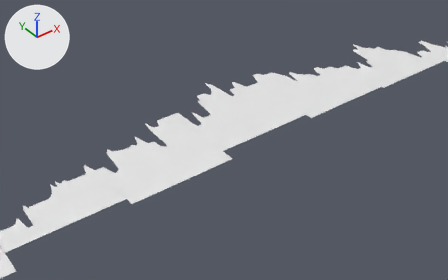
The Blender file Unity/ClassicScrollingShooter/Assets/Models/level_1_not_joined.blend: old version first, new version second.
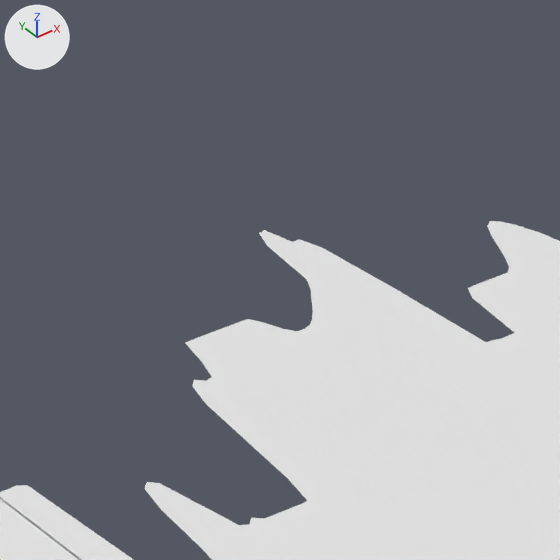
Each version appears first from a 50 mm camera at (5.83, -8.49, 6.34) aimed at (11.87, -0.5, -0.52), and next in a close-up on the part from 39% to 54% of the width and 20% to 43% of the height. The axes (+X, +Y, +Z) are drawn at upper left. The lights are the same throughout.
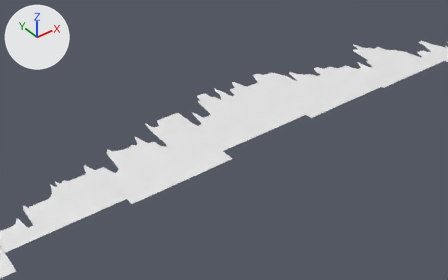
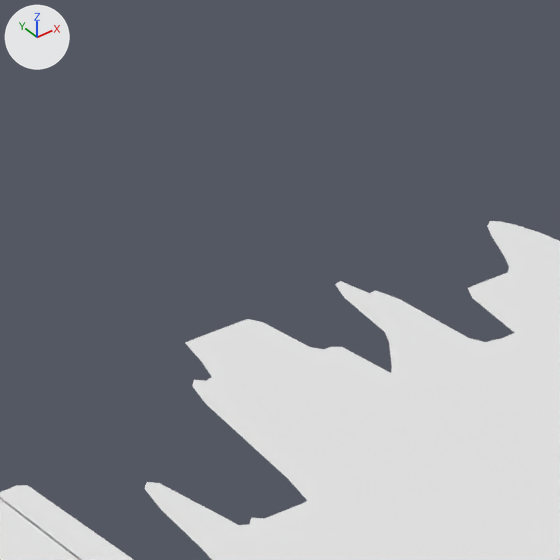
Boxes [x1, y1, x2, y2] around the edits, measured in the close-ups (560 x 560 px; the box of a moved part takes in the faces that stretch with it):
part 1 of me_grid_027, moved or reshaped: before [259, 230, 560, 488]; after [335, 281, 560, 488]
part 2 of me_grid_027, moved or reshaped: before [305, 319, 560, 503]; after [332, 347, 560, 503]
part 3 of me_grid_027, moved or reshaped: [263, 322, 560, 527] in both

Edits to the bpy script that builds the scene:
```text
Change me_grid_027:
    where me_grid_027.from_pydata(...)  # 300 vertices, 198 faces; spans x -1.0..1.0, y -0.2..1.97, z 0.0
    used by ob_grid_025; location = (12.183, -1.172, 0.0)
    me_grid_027 part 1: all 13 vertices in x 0.03..0.27, y 1.55..1.97, z 0.0 are moved by (0.0, -0.31, 0.0)
    me_grid_027 part 2: the 1 vertex in x 0.01, y 1.53, z 0.0 is moved by (0.0, -0.13, 0.0)
    me_grid_027 part 3: all 3 vertices in x -0.05..-0.01, y 1.52..1.55, z 0.0 are moved by (0.0, -0.11, 0.0)
```
